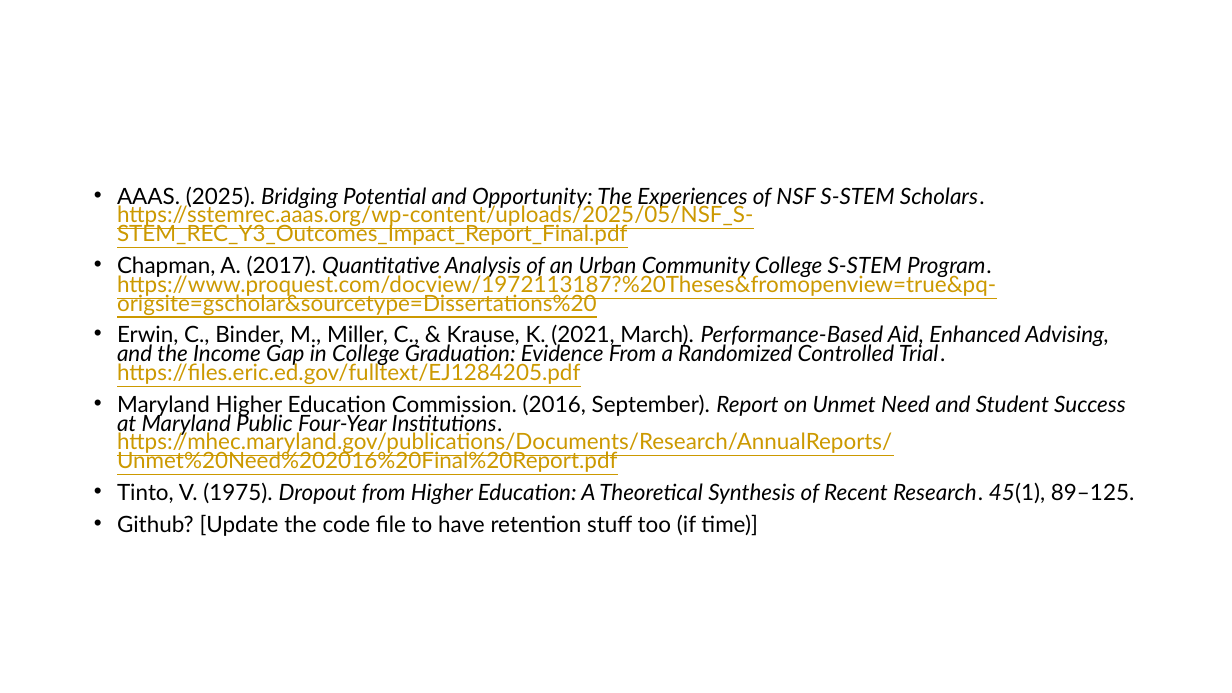
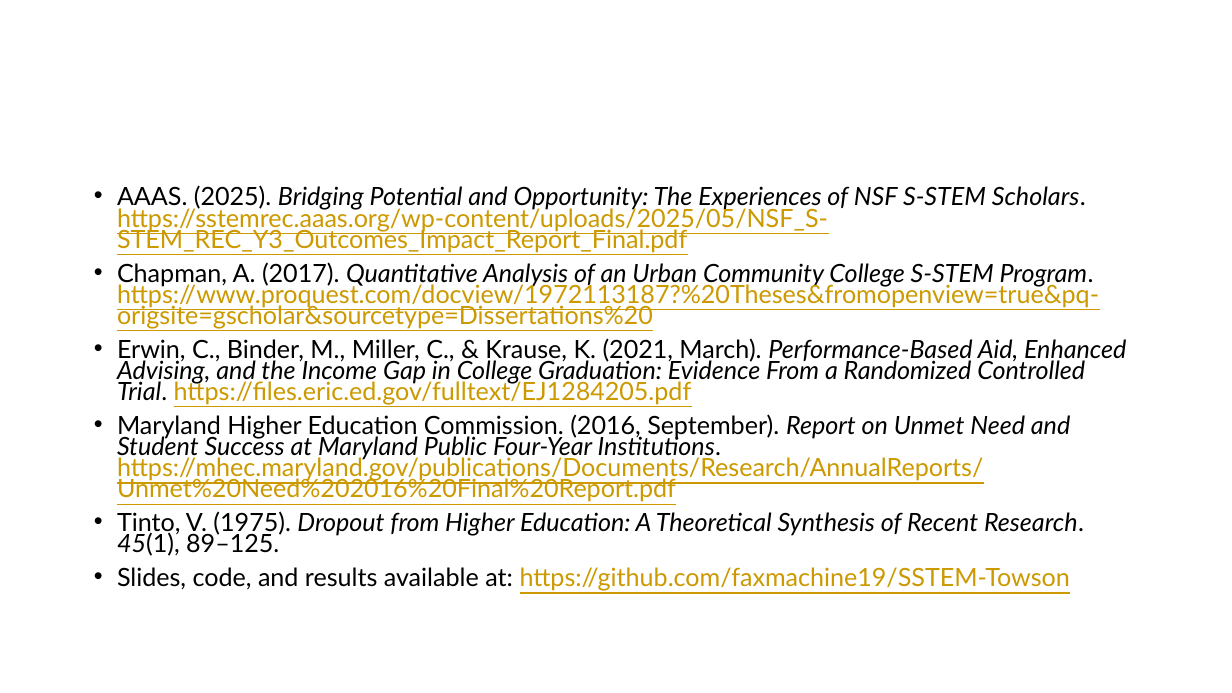
Before and after one commit to faxmachine19/SSTEM-Towson, a slide deck: slide 27 of OLearyMA-RUMESlides.pptx (slide 26 before the commit). Drawn at 1232x693 pixels with LibreOffice and Linux fonts; fonts in the diff are those of the drawing; background and template pictures are left out. Boxes give left, top, right and bottom in pixels: in the first picture for what was removed or moved away, otherwise in the second. Text is boxed around its words. In the diff, an @@ line names an element or a change of style, - is before the commit and + after.

```diff
--- a/OLearyMA-RUMESlides.pptx
+++ b/OLearyMA-RUMESlides.pptx
@@ text at (x1=117, y1=185, x2=1126, y2=556): size 17.5 to 19.6 pt @@
@@ text at (x1=117, y1=567, x2=1070, y2=591): text changed; size 17.5 to 19.6 pt; text colour #000000 to #CC9900 @@
-• Github? [Update the code file to have retention stuff too (if time)]
+• Slides, code, and results available at: https://github.com/faxmachine19/SSTEM-Towson
```
Also in this commit, not shown: 1 other slide changed, 1 slide added.
